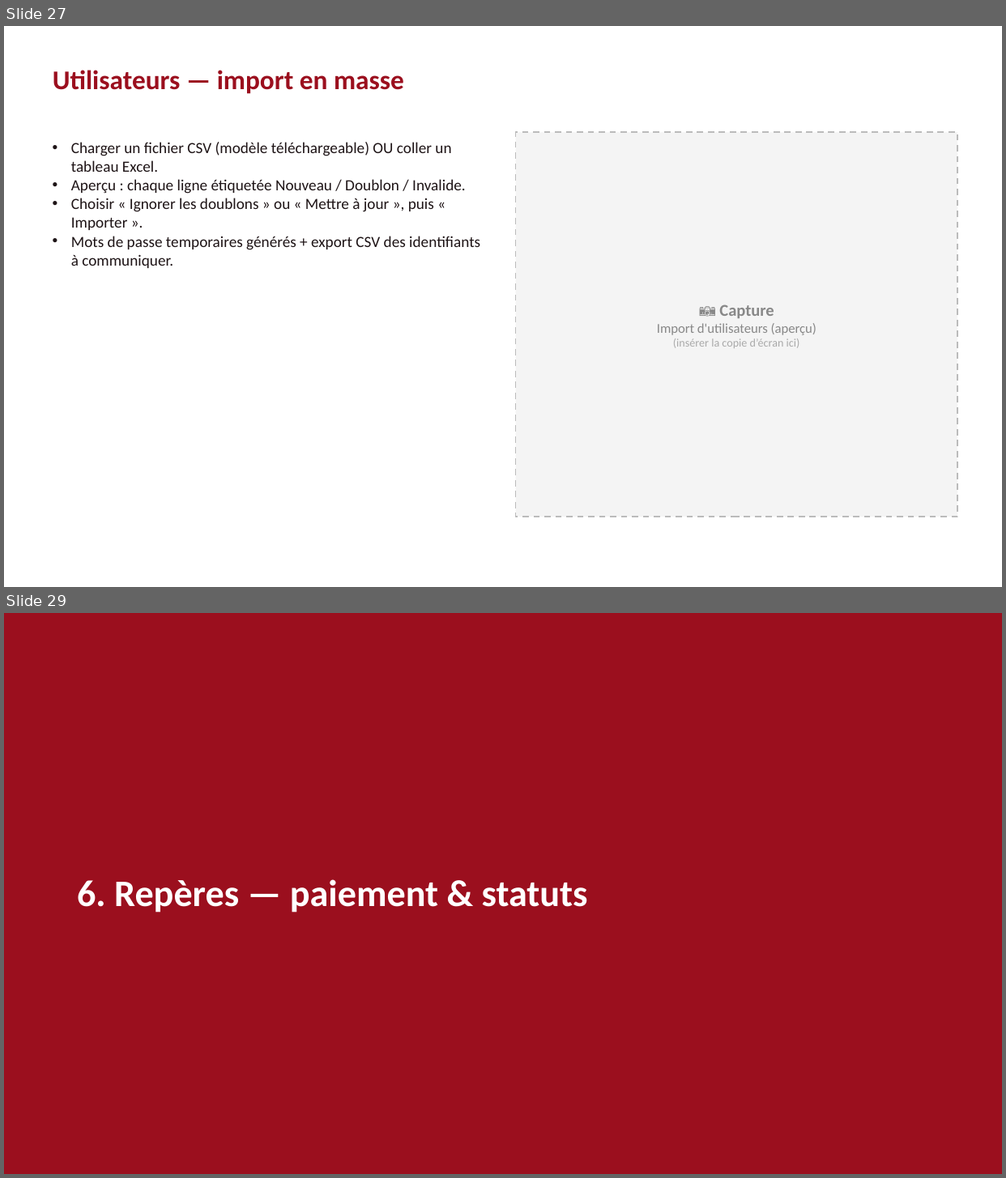
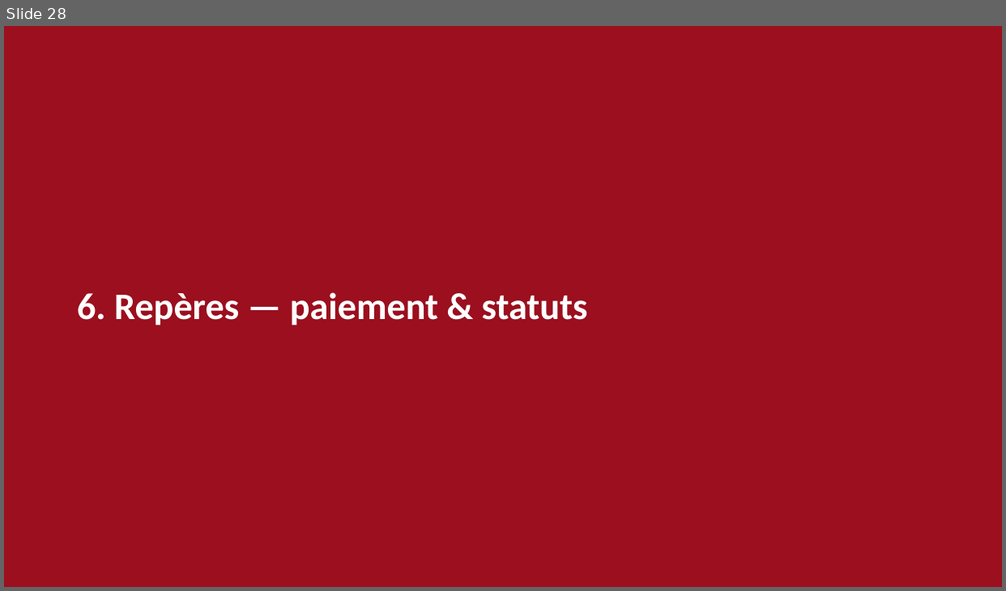
Before and after one commit to Efraim0601/promoteApp, a slide deck: docs/Guide-utilisateur-Carte-Promote.pptx. Shown one above the other, each under a label of ours: slides 27 and 29 before the commit, slide 28 after it; the slides between them are not shown. The pictures are 1006x1178 and 1006x591 pixels, drawn with LibreOffice and Linux fonts; fonts in the diff are those of the drawing. Boxes give left, top, right and bottom in pixels: in the first picture for what was removed or moved away, otherwise in the second. Text is boxed around its words. In the diff, an @@ line names an element or a change of style, - is before the commit and + after.

```diff
--- a/docs/Guide-utilisateur-Carte-Promote.pptx
+++ b/docs/Guide-utilisateur-Carte-Promote.pptx
@@ slide 27 removed at [4,26,1002,587], background #FFFFFF @@
@@ text removed at [53,70,404,94] @@
-Utilisateurs — import en masse
@@ text removed at [71,142,480,268] @@
-• Charger un fichier CSV (modèle téléchargeable) OU coller un tableau Excel.
-• Aperçu : chaque ligne étiquetée Nouveau / Doublon / Invalide.
-• Choisir « Ignorer les doublons » ou « Mettre à jour », puis « Importer ».
-• Mots de passe temporaires générés + export CSV des identifiants à communiquer.
@@ rectangle removed at [516,132,958,517] @@
-📷 Capture
-Import d'utilisateurs (aperçu)
-(insérer la copie d’écran ici)
@@ what was slide 29 is now slide 28 @@
```
Also in this commit, not shown: 23 slides changed, 1 slide added, 1 other slide removed, 12 other files.
